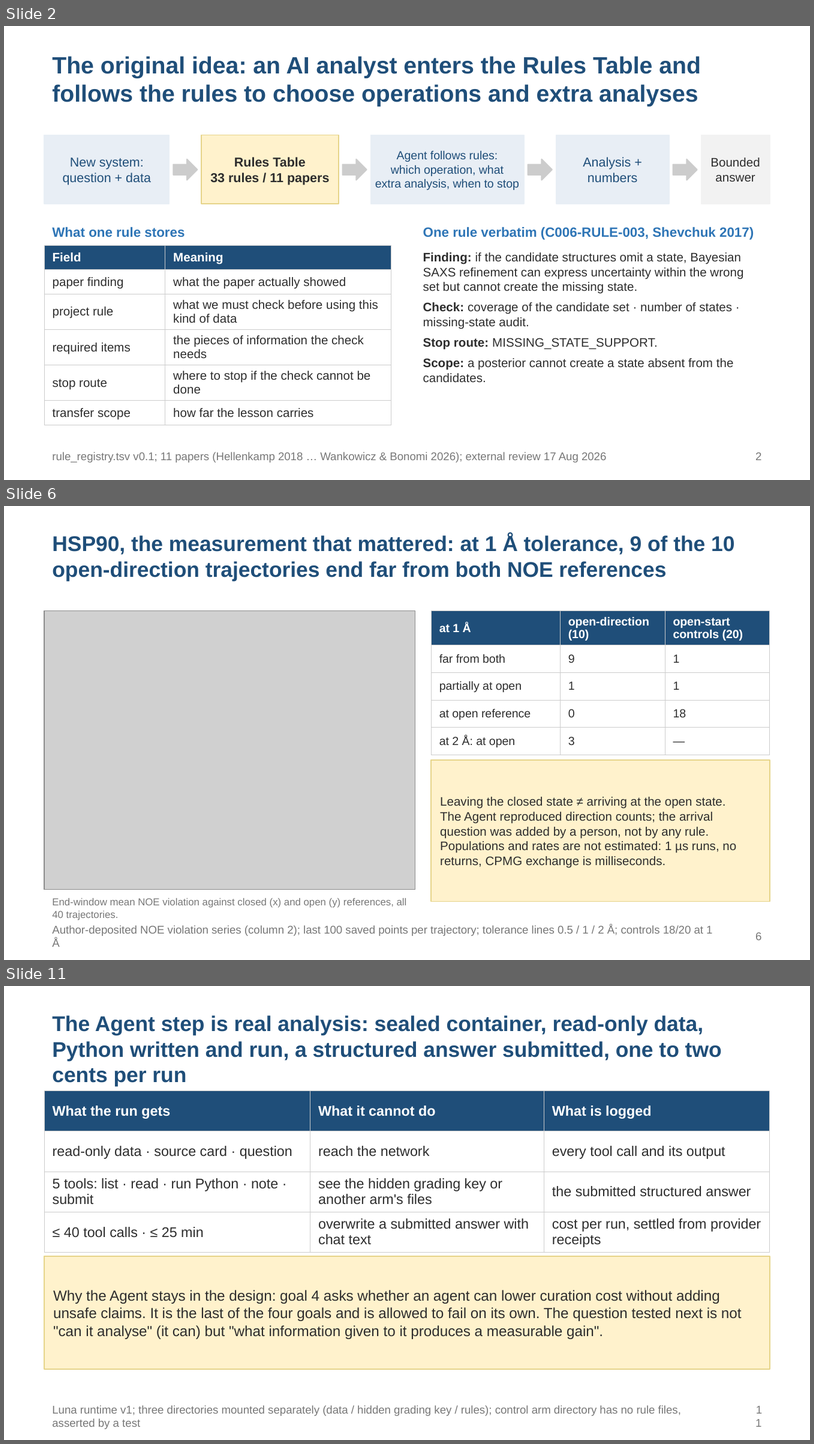
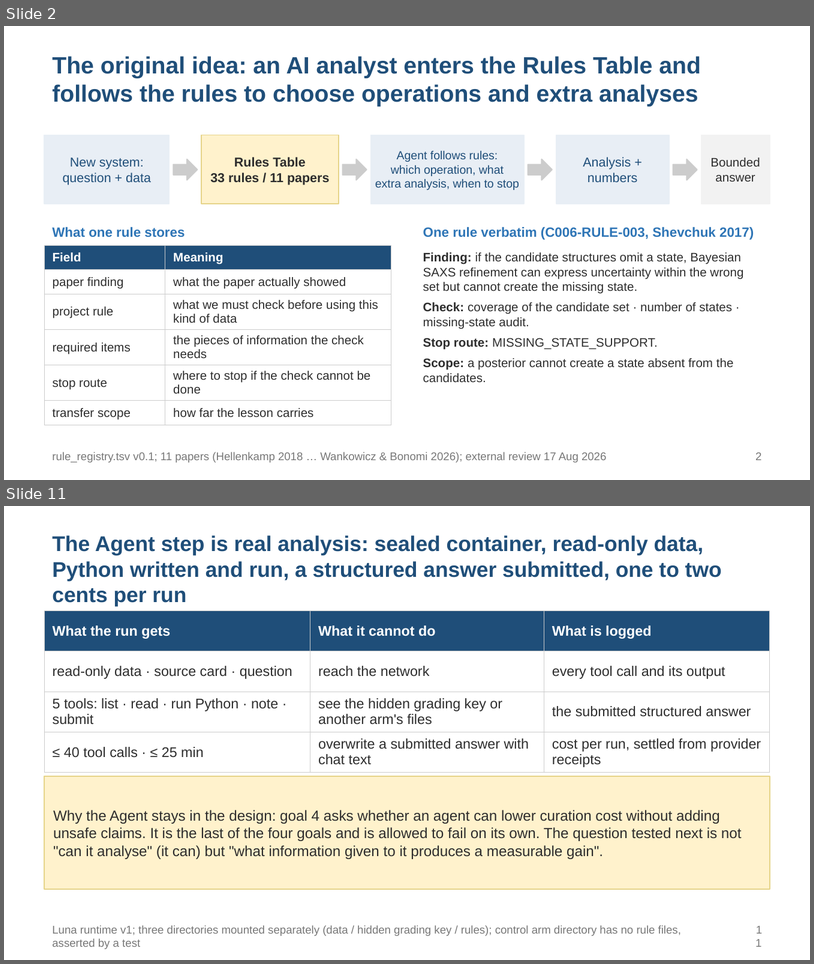
Before and after one commit to alex051107/dynamics-atlas-harness, a slide deck: review/rules-agent-study-20260909/development-results/SOOJUNG_DISCUSSION_20260910_EN.pptx. Shown one above the other, each under a label of ours: slides 2, 6 and 11 before the commit, slides 2 and 11 after it; the slides between them are not shown. The pictures are 814x1444 and 814x964 pixels, drawn with LibreOffice and Linux fonts; fonts in the diff are those of the drawing; grey boxes stand for pictures. Boxes give left, top, right and bottom in pixels: in the first picture for what was removed or moved away, otherwise in the second. Text is boxed around its words. In the diff, an @@ line names an element or a change of style, - is before the commit and + after.

```diff
--- a/review/rules-agent-study-20260909/development-results/SOOJUNG_DISCUSSION_20260910_EN.pptx
+++ b/review/rules-agent-study-20260909/development-results/SOOJUNG_DISCUSSION_20260910_EN.pptx
@@ slide 6 removed at (4, 506, 810, 960), background #FFFFFF @@
@@ text removed at (52, 535, 735, 581) @@
-HSP90, the measurement that mattered: at 1 Å tolerance, 9 of the 10 open-direction trajectories end far from both NOE references
@@ picture removed at (44, 611, 415, 889) @@
@@ table removed at (431, 611, 770, 750), 5 rows, 3 columns @@
-at 1 Å | open-direction (10) | open-start controls (20)
-far from both | 9 | 1
-partially at open | 1 | 1
-at open reference | 0 | 18
-at 2 Å: at open | 3 | —
@@ rectangle removed at (431, 760, 770, 901) @@
@@ text removed at (440, 796, 737, 868) @@
-Leaving the closed state ≠ arriving at the open state.
-The Agent reproduced direction counts; the arrival question was added by a person, not by any rule. Populations and rates are not estimated: 1 µs runs, no returns, CPMG exchange is milliseconds.
@@ text removed at (52, 898, 407, 920) @@
-End-window mean NOE violation against closed (x) and open (y) references, all 40 trajectories.
@@ text removed at (52, 925, 713, 946) @@
-Author-deposited NOE violation series (column 2); last 100 saved points per trajectory; tolerance lines 0.5 / 1 / 2 Å; controls 18/20 at 1 Å
@@ text removed at (756, 932, 762, 940) @@
-6
```
Also in this commit, not shown: 14 slides changed, 2 slides added, 8 other files.
